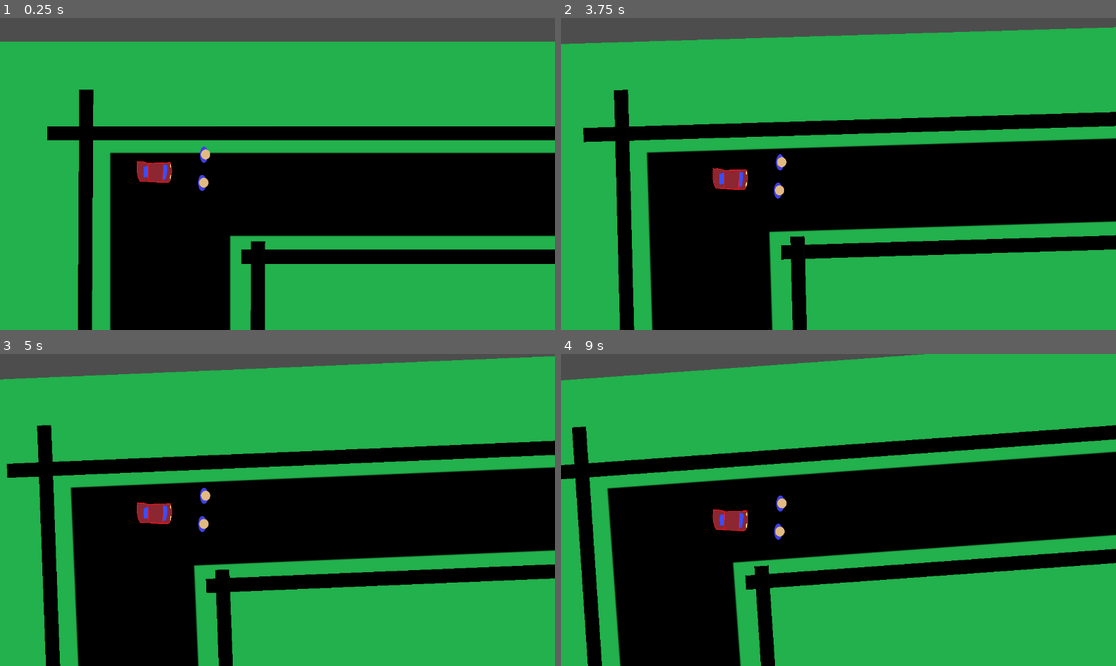
Above: before the commit, frames 1-4 (two rows, left to right).
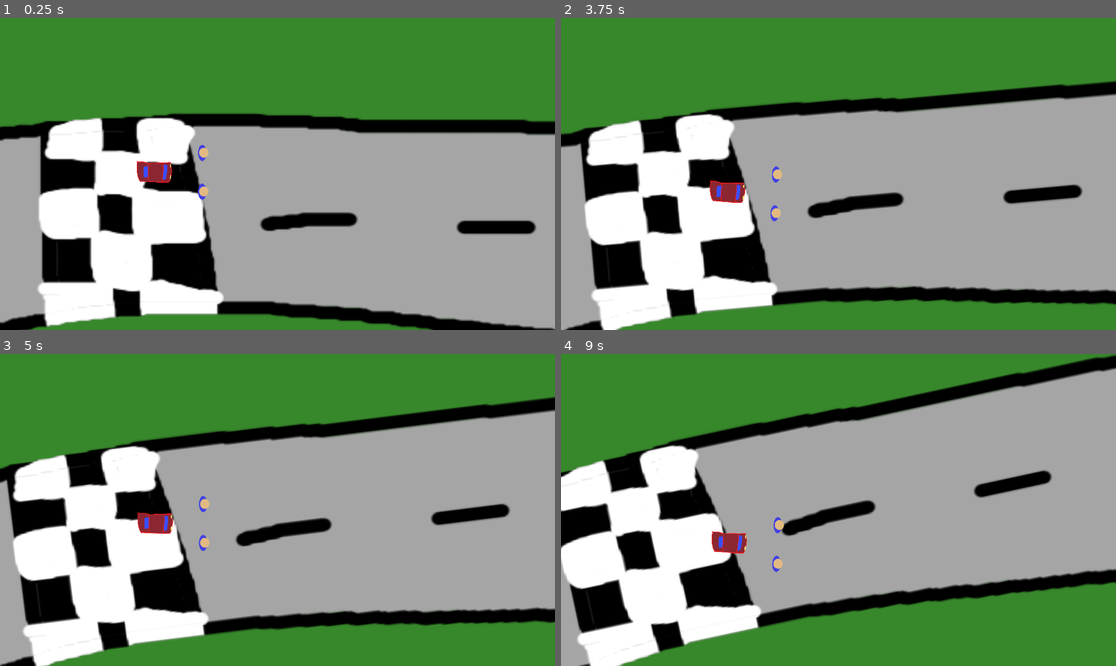
Above: after the commit, the same moments.

Repository: pazhersh/CarPull
Game: Godot game, scene res://scenes/main.tscn
Two runs of this game, one before a commit and one after it. Both use one fixed random seed, a clock stepped at 60 frames per second and the inputs below.
Inputs:
- Up to frame 1 (0.25 s): no input
- Up to frame 2 (3.75 s): tap Enter at 0.5, 2, 3.5 s; hold D (right) 0.53-1.28 s; tap Space at 1.25, 2.75 s; hold S (down) 1.28-2.03 s; hold D (right) 2.03-2.78 s; hold W (up) 2.78-3.53 s; hold A (left) from 3.53 s (still down)
- Up to frame 3 (5 s): keep holding A (left)
- Up to frame 4 (9 s): release A (left) at 5.03 s; hold S (down) 5.03-5.78 s; tap Space at 5.75 s; hold D (right) 5.78-6.53 s; hold W (up) 6.53-7.28 s; hold D (right) 7.28-8.03 s; hold S (down) 8.03-8.78 s; hold A (left) from 8.78 s (still down)

The runs differ from the first frame. In frame 1, 94% of the frame differs, in the area x 0-100%, y 0-100%; in frame 2, 95%; in frame 3, 95%; in frame 4, 95%.

Commit message:
improved turning - changed turn axis and the map

Diff:
--- a/scenes/main.tscn
+++ b/scenes/main.tscn
@@ -1,6 +1,6 @@
 [gd_scene load_steps=10 format=3 uid="uid://t7us3pgenqs8"]
 
-[ext_resource type="Texture2D" uid="uid://x8mvd4nbvh28" path="res://assets/basic-track-1.png" id="1_jmwwq"]
+[ext_resource type="Texture2D" uid="uid://bewearmejwxm" path="res://assets/basic-track-3.png" id="1_k0xkd"]
 [ext_resource type="Texture2D" uid="uid://ddkyeckf7jcap" path="res://assets/track-edge-1.png" id="2_as2hv"]
 [ext_resource type="Texture2D" uid="uid://bo252o0ir8t6u" path="res://assets/car 1.png" id="3_c17p3"]
 [ext_resource type="Texture2D" uid="uid://cx4m8442uhned" path="res://assets/person 1.png" id="3_s3dpa"]
@@ -17,120 +17,133 @@
 [node name="World" type="Node2D"]
 
 [node name="Background" type="Sprite2D" parent="."]
-position = Vector2(575.5, 320)
 scale = Vector2(0.894531, 0.798005)
-texture = ExtResource("1_jmwwq")
-
-[node name="TrackEdges" type="CanvasGroup" parent="."]
-
-[node name="Top outer" type="StaticBody2D" parent="TrackEdges" groups=["obstacles"]]
-
-[node name="CollisionPolygon2D" type="CollisionPolygon2D" parent="TrackEdges/Top outer"]
+texture = ExtResource("1_k0xkd")
+
+[node name="TrackEdges2" type="StaticBody2D" parent="." groups=["obstacles"]]
+
+[node name="Inner" type="CollisionPolygon2D" parent="TrackEdges2" groups=["obstacles"]]
+position = Vector2(-71, -150)
+polygon = PackedVector2Array(-129, -44, -73, -47, -25, -45, 186, -23, 307, -5, 375, 14, 511, 79, 553, 128, 576, 164, 581, 218, 551, 245, 509, 255, 284, 252, 120, 239, 38, 240, -85, 224, -195, 218, -328, 203, -378, 192, -392, 166, -386, 113, -365, 70, -311, 23, -271, -5, -215, -30, -171, -41)
+
+[node name="TopOuter" type="CollisionPolygon2D" parent="TrackEdges2" groups=["obstacles"]]
+position = Vector2(78, -158)
+polygon = PackedVector2Array(223, -145, 307, -132, 386, -106, 444, -74, 517, -12, 567, 44, 591, 136, 594, 230, 591, 298, 707, 309, 714, 24, 660, -225, 452.938, -251.228, 360, -263, 57.1711, -269.128, -233, -275, -506.276, -262.008, -843, -246, -859, -36, -865, 151, -839, 280, -676, 279, -705, 202, -710, 161, -711, 106, -702, 60, -671, 7, -630, -33, -595, -64, -507, -110, -437, -132, -364, -146, -297, -154, -194, -156, -136, -152, -67, -152, 43, -149)
+
+[node name="BottomOuter" type="CollisionPolygon2D" parent="TrackEdges2" groups=["obstacles"]]
+polygon = PackedVector2Array(59, 254, -55, 251, -299, 236, -408, 222, -471, 209, -557, 180, -588, 145, -604, 113, -765, 118, -761, 424, -361.006, 431.311, -35.5726, 437.258, 402.255, 445.261, 771, 452, 780.678, 216.273, 785, 111, 676, 98, 669, 153, 658, 187, 625, 229, 582, 244, 503, 253, 347, 261)
+
+[node name="TrackEdges1" type="CanvasGroup" parent="."]
+visible = false
+
+[node name="Top outer" type="StaticBody2D" parent="TrackEdges1" groups=["obstacles"]]
+
+[node name="CollisionPolygon2D" type="CollisionPolygon2D" parent="TrackEdges1/Top outer"]
 position = Vector2(582, 52)
 scale = Vector2(32.16, 1)
 polygon = PackedVector2Array(16, 4, -16, 4, -16, -4, 16, -4)
 
-[node name="Sprite" type="Sprite2D" parent="TrackEdges/Top outer"]
+[node name="Sprite" type="Sprite2D" parent="TrackEdges1/Top outer"]
 position = Vector2(582, 52)
 scale = Vector2(32.16, 1)
 texture = ExtResource("2_as2hv")
 
-[node name="TopInner" type="StaticBody2D" parent="TrackEdges" groups=["obstacles"]]
-
-[node name="CollisionPolygon2D" type="CollisionPolygon2D" parent="TrackEdges/TopInner"]
+[node name="TopInner" type="StaticBody2D" parent="TrackEdges1" groups=["obstacles"]]
+
+[node name="CollisionPolygon2D" type="CollisionPolygon2D" parent="TrackEdges1/TopInner"]
 position = Vector2(582, 122)
 scale = Vector2(25.28, 1)
 polygon = PackedVector2Array(16, 4, -16, 4, -16, -4, 16, -4)
 
-[node name="Sprite" type="Sprite2D" parent="TrackEdges/TopInner/CollisionPolygon2D"]
-texture = ExtResource("2_as2hv")
-
-[node name="LeftOuter" type="StaticBody2D" parent="TrackEdges" groups=["obstacles"]]
-
-[node name="Sprite" type="Sprite2D" parent="TrackEdges/LeftOuter"]
+[node name="Sprite" type="Sprite2D" parent="TrackEdges1/TopInner/CollisionPolygon2D"]
+texture = ExtResource("2_as2hv")
+
+[node name="LeftOuter" type="StaticBody2D" parent="TrackEdges1" groups=["obstacles"]]
+
+[node name="Sprite" type="Sprite2D" parent="TrackEdges1/LeftOuter"]
 position = Vector2(88, 324)
 rotation = 1.57597
 scale = Vector2(18.555, 1)
 texture = ExtResource("2_as2hv")
 
-[node name="CollisionPolygon2D" type="CollisionPolygon2D" parent="TrackEdges/LeftOuter"]
+[node name="CollisionPolygon2D" type="CollisionPolygon2D" parent="TrackEdges1/LeftOuter"]
 position = Vector2(88, 324)
 rotation = 1.57597
 scale = Vector2(18.555, 1)
 polygon = PackedVector2Array(16, 4, -16, 4, -16, -4, 16, -4)
 
-[node name="LeftInner" type="StaticBody2D" parent="TrackEdges" groups=["obstacles"]]
-
-[node name="Sprite" type="Sprite2D" parent="TrackEdges/LeftInner"]
+[node name="LeftInner" type="StaticBody2D" parent="TrackEdges1" groups=["obstacles"]]
+
+[node name="Sprite" type="Sprite2D" parent="TrackEdges1/LeftInner"]
 position = Vector2(186, 314)
 rotation = 1.57597
 scale = Vector2(12.5503, 1)
 texture = ExtResource("2_as2hv")
 
-[node name="CollisionPolygon2D" type="CollisionPolygon2D" parent="TrackEdges/LeftInner"]
+[node name="CollisionPolygon2D" type="CollisionPolygon2D" parent="TrackEdges1/LeftInner"]
 position = Vector2(186, 314)
 rotation = 1.57597
 scale = Vector2(12.5503, 1)
 polygon = PackedVector2Array(16, 4, -16, 4, -16, -4, 16, -4)
 
-[node name="RightOuter" type="StaticBody2D" parent="TrackEdges" groups=["obstacles"]]
-
-[node name="Sprite" type="Sprite2D" parent="TrackEdges/RightOuter"]
+[node name="RightOuter" type="StaticBody2D" parent="TrackEdges1" groups=["obstacles"]]
+
+[node name="Sprite" type="Sprite2D" parent="TrackEdges1/RightOuter"]
 position = Vector2(1086, 322)
 rotation = 1.57597
 scale = Vector2(18.555, 1)
 texture = ExtResource("2_as2hv")
 
-[node name="CollisionPolygon2D" type="CollisionPolygon2D" parent="TrackEdges/RightOuter"]
+[node name="CollisionPolygon2D" type="CollisionPolygon2D" parent="TrackEdges1/RightOuter"]
 position = Vector2(1086, 322)
 rotation = 1.57597
 scale = Vector2(18.555, 1)
 polygon = PackedVector2Array(16, 4, -16, 4, -16, -4, 16, -4)
 
-[node name="RightInner" type="StaticBody2D" parent="TrackEdges" groups=["obstacles"]]
-
-[node name="Sprite" type="Sprite2D" parent="TrackEdges/RightInner"]
+[node name="RightInner" type="StaticBody2D" parent="TrackEdges1" groups=["obstacles"]]
+
+[node name="Sprite" type="Sprite2D" parent="TrackEdges1/RightInner"]
 position = Vector2(990, 314)
 rotation = 1.57597
 scale = Vector2(12.5503, 1)
 texture = ExtResource("2_as2hv")
 
-[node name="CollisionPolygon2D" type="CollisionPolygon2D" parent="TrackEdges/RightInner"]
+[node name="CollisionPolygon2D" type="CollisionPolygon2D" parent="TrackEdges1/RightInner"]
 position = Vector2(990, 314)
 rotation = 1.57597
 scale = Vector2(12.5503, 1)
 polygon = PackedVector2Array(16, 4, -16, 4, -16, -4, 16, -4)
 
-[node name="BottomOuter" type="StaticBody2D" parent="TrackEdges" groups=["obstacles"]]
-
-[node name="Sprite" type="Sprite2D" parent="TrackEdges/BottomOuter"]
+[node name="BottomOuter" type="StaticBody2D" parent="TrackEdges1" groups=["obstacles"]]
+
+[node name="Sprite" type="Sprite2D" parent="TrackEdges1/BottomOuter"]
 position = Vector2(585, 605)
 scale = Vector2(32.16, 1)
 texture = ExtResource("2_as2hv")
 
-[node name="CollisionPolygon2D" type="CollisionPolygon2D" parent="TrackEdges/BottomOuter"]
+[node name="CollisionPolygon2D" type="CollisionPolygon2D" parent="TrackEdges1/BottomOuter"]
 position = Vector2(585, 605)
 scale = Vector2(32.16, 1)
 polygon = PackedVector2Array(16, 4, -16, 4, -16, -4, 16, -4)
 
-[node name="BottomInner" type="StaticBody2D" parent="TrackEdges" groups=["obstacles"]]
-
-[node name="Sprite" type="Sprite2D" parent="TrackEdges/BottomInner"]
+[node name="BottomInner" type="StaticBody2D" parent="TrackEdges1" groups=["obstacles"]]
+
+[node name="Sprite" type="Sprite2D" parent="TrackEdges1/BottomInner"]
 position = Vector2(581, 508)
 scale = Vector2(25.28, 1)
 texture = ExtResource("2_as2hv")
 
-[node name="CollisionPolygon2D" type="CollisionPolygon2D" parent="TrackEdges/BottomInner"]
+[node name="CollisionPolygon2D" type="CollisionPolygon2D" parent="TrackEdges1/BottomInner"]
 position = Vector2(581, 508)
 scale = Vector2(25.28, 1)
 polygon = PackedVector2Array(16, 4, -16, 4, -16, -4, 16, -4)
 
 [node name="car" type="CharacterBody2D" parent="."]
-position = Vector2(128, 74)
+position = Vector2(-173, -279)
 script = ExtResource("3_yovku")
 
 [node name="Camera2D" type="Camera2D" parent="car"]
-position = Vector2(0, 1)
+position = Vector2(-14, 1)
 offset = Vector2(70, 0)
 ignore_rotation = false
 zoom = Vector2(3.66, 3.66)
@@ -140,15 +153,17 @@
 rotation_smoothing_speed = 6.0
 
 [node name="CarSprite" type="Sprite2D" parent="car"]
+position = Vector2(-14, 0)
 scale = Vector2(0.0299353, 0.0445433)
 texture = ExtResource("3_c17p3")
 
 [node name="CarCollision" type="CollisionShape2D" parent="car"]
+position = Vector2(-14, 0)
 scale = Vector2(1.00877, 0.597459)
 shape = SubResource("RectangleShape2D_rxctr")
 
 [node name="person" type="Node2D" parent="car" groups=["people"]]
-position = Vector2(29, -10)
+position = Vector2(14, -11)
 script = ExtResource("6_3t6yx")
 metadata/Input = "Q"
 
@@ -166,7 +181,7 @@
 shape = SubResource("CircleShape2D_04t4w")
 
 [node name="person2" type="Node2D" parent="car" groups=["people"]]
-position = Vector2(28, 6)
+position = Vector2(14, 11)
 script = ExtResource("6_3t6yx")
 metadata/Input = "A"
 
Binary file added: assets/basic-track-3.png
Not shown, added: assets/basic-track-3.png.import
Not shown, added: assets/basic-track-3.pdn
